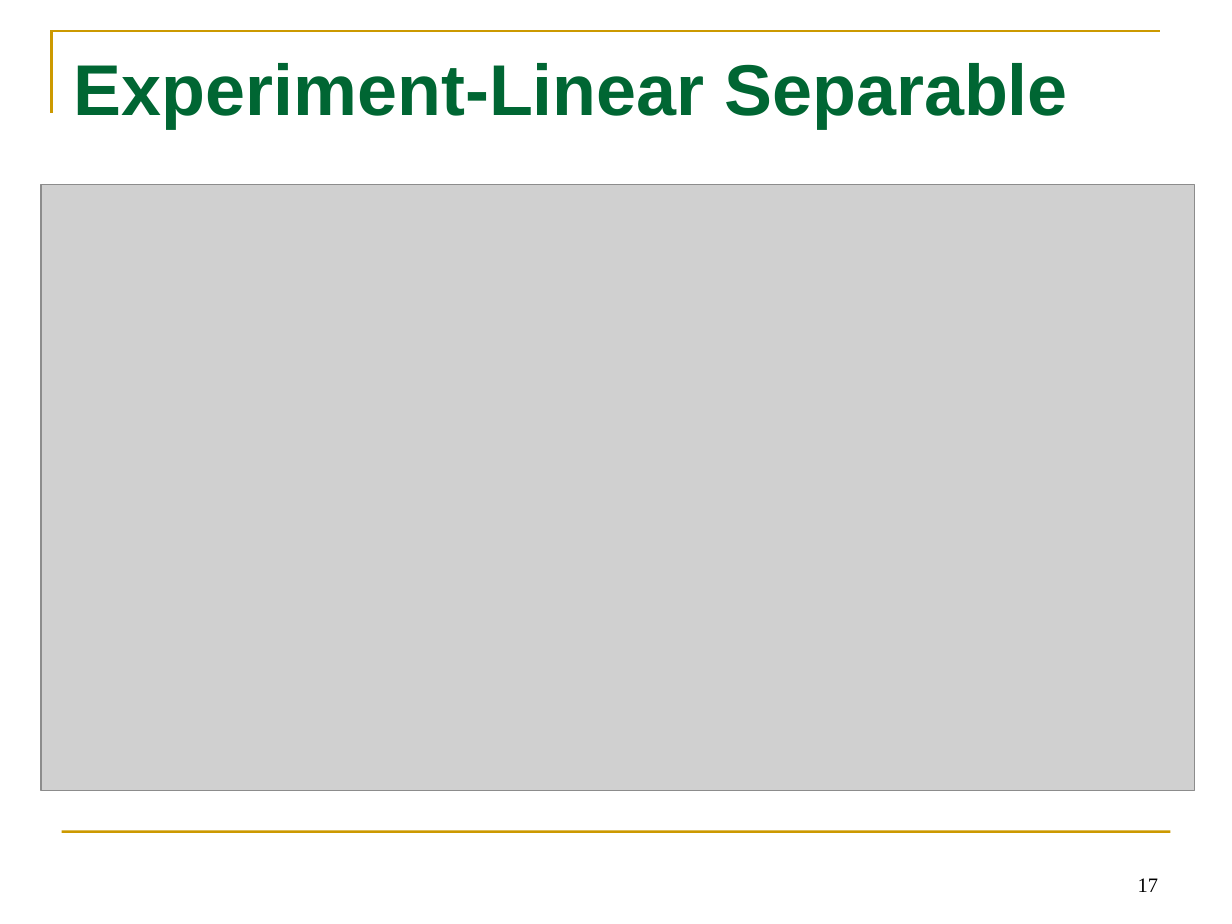
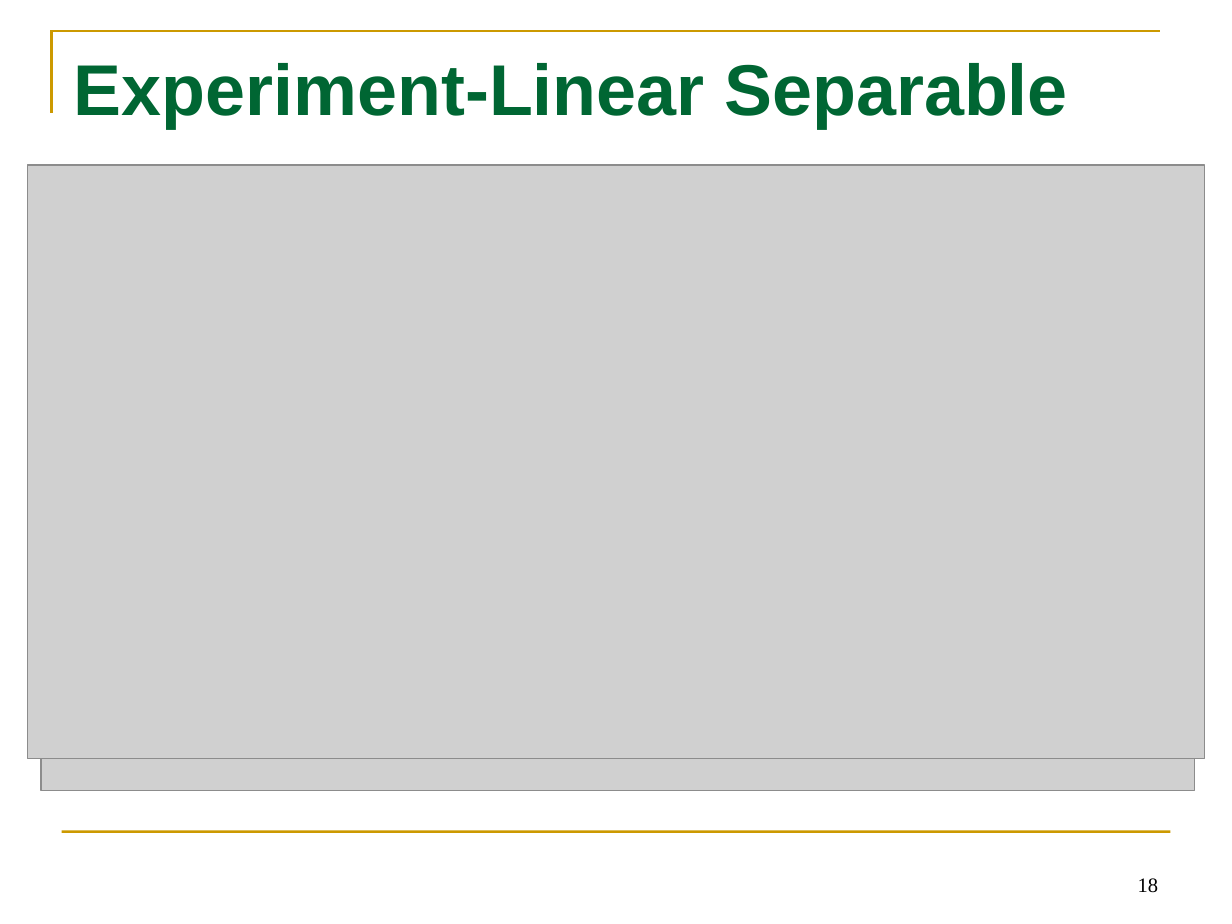
Before and after one commit to tttyy/Active-Learning, a slide deck: slide 18 of presentation/Activelearning.pptx (slide 17 before the commit). Drawn at 1232x924 pixels with LibreOffice and Linux fonts; fonts in the diff are those of the drawing; grey boxes stand for pictures. Boxes give left, top, right and bottom in pixels: in the first picture for what was removed or moved away, otherwise in the second. Text is boxed around its words. In the diff, an @@ line names an element or a change of style, - is before the commit and + after.

```diff
--- a/presentation/Activelearning.pptx
+++ b/presentation/Activelearning.pptx
@@ picture added at bbox=[27, 165, 1205, 759] @@
@@ page number at bbox=[1138, 878, 1158, 893]: text changed @@
-17
+18
```
Also in this commit, not shown: 2 other slides changed, 1 slide added, 1 other file.
